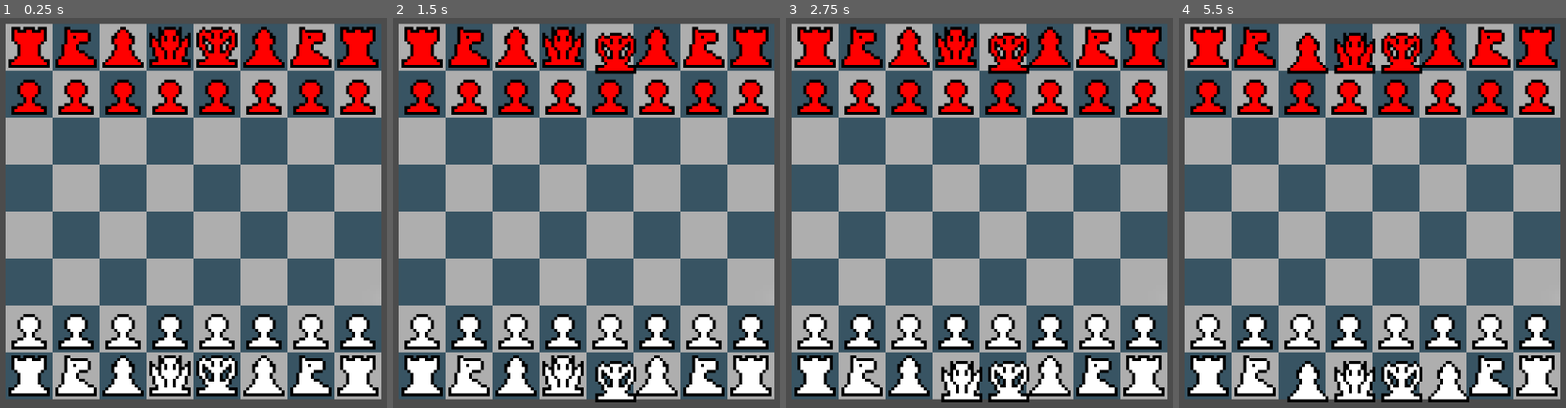
Above: before the commit, frames 1-4 (left to right).
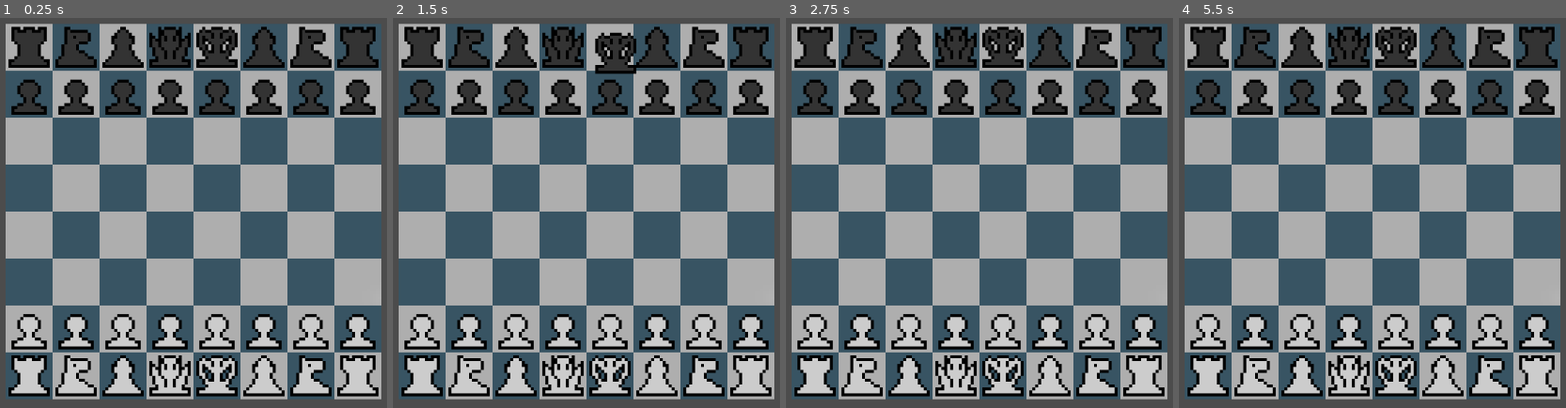
Above: after the commit, the same moments.

Repository: sbacon-/gdScript-chess
Game: Godot game, scene res://Main.tscn
Two runs of this game, one before a commit and one after it. Both use one fixed random seed, a clock stepped at 60 frames per second and the inputs below.
Inputs (mouse positions are in pixels of both pictures, inside the frame that each line leads up to):
- Up to frame 1 (0.25 s): no input
- Up to frame 2 (1.5 s): tap Enter at 0.5 s; move the mouse to (609, 376) at 0.52 s; click (609, 376) at 0.67 s; tap Space at 1.25 s; move the mouse to (609, 49) at 1.27 s; click (609, 49) at 1.42 s
- Up to frame 3 (2.75 s): tap Enter at 2 s; move the mouse to (956, 376) at 2.02 s; click (956, 376) at 2.17 s
- Up to frame 4 (5.5 s): tap Space at 2.75, 4.25 s; move the mouse to (1349, 49) at 2.77 s; click (1349, 49) at 2.92 s; tap Enter at 3.5 s; move the mouse to (1302, 376) at 3.52 s; click (1302, 376) at 3.67 s; move the mouse to (1442, 376) at 4.27 s; click (1442, 376) at 4.42 s; move the mouse to (1302, 49) at 5.02 s; click (1302, 49) at 5.17 s

The runs differ from the first frame. In frame 1, 13% of the frame differs, in the area x 2-98%, y 2-97%; in frame 2, 14%; in frame 3, 15%; in frame 4, 17%, in the area x 2-98%, y 2-99%.

Commit message:
added support for FEN, pieces will now snap to Nearest Coordinate

Diff:
--- a/Board.tscn
+++ b/Board.tscn
@@ -3,9 +3,11 @@
 [ext_resource path="res://art/board.png" type="Texture" id=1]
 
 [node name="Board" type="Node2D"]
+z_index = -1
 __meta__ = {
 "_edit_group_": true
 }
 
 [node name="Sprite" type="Sprite" parent="."]
+scale = Vector2( 4, 4 )
 texture = ExtResource( 1 )
--- a/GlobalVars.gd
+++ b/GlobalVars.gd
@@ -2,3 +2,79 @@
 
 enum {KING,QUEEN,BISHOP,KNIGHT,ROOK,PAWN}
 enum {BLACK, WHITE}
+
+export (PackedScene) var piece
+
+export (Array, PackedScene) var createdPieces
+
+var g_spriteWidth = 16;
+var g_boardWidth = g_spriteWidth*8;
+var g_scale = 4;
+
+var g_whiteColor = Color(0.8,0.8,0.8,1);
+var g_blackColor = Color(0.2,0.2,0.2,1);
+var g_magentaMask = Color("e500ff");
+
+func parseCoordinate(coord):
+	var v2 = Vector2.ZERO
+	match[coord[0]]:
+		["a"]:v2.x=g_spriteWidth*0*g_scale
+		["b"]:v2.x=g_spriteWidth*1*g_scale
+		["c"]:v2.x=g_spriteWidth*2*g_scale
+		["d"]:v2.x=g_spriteWidth*3*g_scale
+		["e"]:v2.x=g_spriteWidth*4*g_scale
+		["f"]:v2.x=g_spriteWidth*5*g_scale
+		["g"]:v2.x=g_spriteWidth*6*g_scale
+		["h"]:v2.x=g_spriteWidth*7*g_scale
+	v2.y = -(int(coord[1])-1)*g_spriteWidth*g_scale
+	v2+=Vector2(-1,1)*g_boardWidth/2*g_scale
+	v2+=Vector2(1,-1)*g_spriteWidth/2*g_scale
+
+	return v2
+
+
+
+func getNearestSquare(mouse):
+	mouse-=get_viewport().size/2
+	var minDistance = g_spriteWidth*g_scale;
+	var result = ""
+	for r in range(1,9):
+		for f in "abcdefgh":
+			var dist = parseCoordinate(f+String(r)).distance_to(mouse)
+			if dist < minDistance:
+				minDistance = dist
+				result = f+String(r)
+	return result
+
+func parseFEN(fen):
+	var files = "abcdefgh"
+	var pieces = "KQBNRP"
+	var arr = fen.split('/')
+	var rank=8
+	for a in arr:
+		var file = 1
+		while file<=8:
+			var c = a[file-1]
+			if c.is_valid_integer():
+				file+=int(c)
+				continue
+			var color
+			var type
+			var pos
+			if (c == c.to_upper()):
+				color=WHITE
+			if (c == c.to_lower()):
+				color=BLACK
+			type = pieces.find(c.to_upper())
+			pos = files[file-1]+String(rank)
+			createPiece(color,type,pos);
+			file+=1
+		rank-=1
+
+func createPiece(color,type,pos):
+	var p = piece.instance()
+	p.setPieceColor(color)
+	p.setPieceType(type)
+	p.position = GlobalVars.parseCoordinate(pos)
+	p.occupiedSquare = pos
+	createdPieces.push_back(p)
--- /dev/null
+++ b/GlobalVars.tscn
@@ -0,0 +1,8 @@
+[gd_scene load_steps=3 format=2]
+
+[ext_resource path="res://GlobalVars.gd" type="Script" id=1]
+[ext_resource path="res://Piece.tscn" type="PackedScene" id=2]
+
+[node name="GlobalVars" type="Node"]
+script = ExtResource( 1 )
+piece = ExtResource( 2 )
--- a/Main.gd
+++ b/Main.gd
@@ -1,59 +1,9 @@
 extends Node2D
-
-export (PackedScene) var piece;
 
 func _ready():
 	setupBoard()
 
 func setupBoard():
-	for p in range(6):
-		match[p]:
-			[GlobalVars.KING]:
-				instantiatePiece(GlobalVars.WHITE,GlobalVars.KING,"e1")
-				instantiatePiece(GlobalVars.BLACK,GlobalVars.KING,"e8")
-			[GlobalVars.QUEEN]:
-				instantiatePiece(GlobalVars.WHITE,GlobalVars.QUEEN,"d1")
-				instantiatePiece(GlobalVars.BLACK,GlobalVars.QUEEN,"d8")
-			[GlobalVars.BISHOP]:
-				instantiatePiece(GlobalVars.WHITE,GlobalVars.BISHOP,"c1")
-				instantiatePiece(GlobalVars.WHITE,GlobalVars.BISHOP,"f1")
-				instantiatePiece(GlobalVars.BLACK,GlobalVars.BISHOP,"c8")
-				instantiatePiece(GlobalVars.BLACK,GlobalVars.BISHOP,"f8")
-			[GlobalVars.KNIGHT]:
-				instantiatePiece(GlobalVars.WHITE,GlobalVars.KNIGHT,"b1")
-				instantiatePiece(GlobalVars.WHITE,GlobalVars.KNIGHT,"g1")
-				instantiatePiece(GlobalVars.BLACK,GlobalVars.KNIGHT,"b8")
-				instantiatePiece(GlobalVars.BLACK,GlobalVars.KNIGHT,"g8")
-			[GlobalVars.ROOK]:
-				instantiatePiece(GlobalVars.WHITE,GlobalVars.ROOK,"a1")
-				instantiatePiece(GlobalVars.WHITE,GlobalVars.ROOK,"h1")
-				instantiatePiece(GlobalVars.BLACK,GlobalVars.ROOK,"a8")
-				instantiatePiece(GlobalVars.BLACK,GlobalVars.ROOK,"h8")
-			[GlobalVars.PAWN]:
-				for f in "abcdefgh":
-					instantiatePiece(GlobalVars.WHITE,GlobalVars.PAWN,f+"2")
-					instantiatePiece(GlobalVars.BLACK,GlobalVars.PAWN,f+"7")
-
-func instantiatePiece(color,type,pos):
-	var p = piece.instance()
-	p.setPieceColor(color)
-	p.setPieceType(type)
-	p.position = parseCoordinate(pos)
-	add_child(p)
-
-func parseCoordinate(coord):
-	var v2 = Vector2.ZERO
-	match[coord[0]]:
-		["a"]:v2.x=0
-		["b"]:v2.x=16
-		["c"]:v2.x=32
-		["d"]:v2.x=48
-		["e"]:v2.x=64
-		["f"]:v2.x=80
-		["g"]:v2.x=96
-		["h"]:v2.x=112
-	v2.y = (8-int(coord[1]))*16
-	v2.x -= 64 - 8
-	v2.y -= 64 - 8
-
-	return v2
+	GlobalVars.parseFEN("rnbqkbnr/pppppppp/8/8/8/8/PPPPPPPP/RNBQKBNR");
+	for piece in GlobalVars.createdPieces:
+		add_child(piece)
--- a/Main.tscn
+++ b/Main.tscn
@@ -1,18 +1,16 @@
-[gd_scene load_steps=4 format=2]
+[gd_scene load_steps=3 format=2]
 
 [ext_resource path="res://Board.tscn" type="PackedScene" id=1]
 [ext_resource path="res://Main.gd" type="Script" id=2]
-[ext_resource path="res://Piece.tscn" type="PackedScene" id=3]
 
 [node name="Main" type="Node2D"]
 script = ExtResource( 2 )
 __meta__ = {
 "_edit_group_": true
 }
-piece = ExtResource( 3 )
 
 [node name="Board" parent="." instance=ExtResource( 1 )]
 
 [node name="Camera2D" type="Camera2D" parent="."]
+rotating = true
 current = true
-zoom = Vector2( 0.25, 0.25 )
--- a/Piece.gd
+++ b/Piece.gd
@@ -5,16 +5,22 @@
 var pieceType = GlobalVars.PAWN
 var pieceColor = GlobalVars.WHITE
 var clicked = false
+var occupiedSquare = "e2"
 
 func _process(_delta):
 	if(clicked):
 		position=get_viewport().get_mouse_position()
 		position.x -= get_viewport_rect().size.x/2
 		position.y -= get_viewport_rect().size.y/2
-		position.x += 8
-		position.y += 8
-		position.x /= 4
-		position.y /= 4
+		position.x += GlobalVars.g_spriteWidth/2
+		position.y += GlobalVars.g_spriteWidth/2
+		z_index = 1;
+		var target = GlobalVars.getNearestSquare(get_viewport().get_mouse_position())
+		if !target.empty():
+			occupiedSquare=target;
+	else:
+		position = GlobalVars.parseCoordinate(occupiedSquare)
+		z_index = 0;
 
 func on_click():
 	clicked = true
@@ -37,18 +43,17 @@
 
 func updateSprite():
 	var c
-	if pieceColor == GlobalVars.BLACK : c=Color(1,0,0,1)
-	else: c=Color(1,1,1,1);
+	if pieceColor == GlobalVars.BLACK : c=GlobalVars.g_blackColor;
+	else: c=GlobalVars.g_whiteColor;
 	var i = textures[pieceType].get_data();
 	i.lock();
 	for x in i.get_width():
 		for y in i.get_height():
-			if i.get_pixel(x,y).is_equal_approx(Color(0.905882,0,1,1)):
+			if i.get_pixel(x,y).is_equal_approx(GlobalVars.g_magentaMask):
 				i.set_pixel(x,y,c)
 	var texture = ImageTexture.new()
 	texture.create_from_image(i,1)
 	$Sprite.texture = texture
-
 
 func _on_Area2D_input_event(_viewport, event, _shape_idx):
 	if event is InputEventMouseButton \
--- a/Piece.tscn
+++ b/Piece.tscn
@@ -16,11 +16,13 @@
 textures = [ ExtResource( 3 ), ExtResource( 4 ), ExtResource( 7 ), ExtResource( 6 ), ExtResource( 5 ), ExtResource( 1 ) ]
 
 [node name="Sprite" type="Sprite" parent="."]
+scale = Vector2( 4, 4 )
 texture = ExtResource( 1 )
 
 [node name="Area2D" type="Area2D" parent="."]
 
 [node name="CollisionShape2D" type="CollisionShape2D" parent="Area2D"]
+scale = Vector2( 4, 4 )
 shape = SubResource( 1 )
 
 [connection signal="input_event" from="Area2D" to="." method="_on_Area2D_input_event"]
--- a/project.godot
+++ b/project.godot
@@ -16,7 +16,7 @@
 
 [autoload]
 
-GlobalVars="*res://GlobalVars.gd"
+GlobalVars="*res://GlobalVars.tscn"
 
 [physics]
 
Binary file changed: art/bishop.png
Binary file changed: art/king.png
Binary file changed: art/knight.png
Binary file changed: art/pawn.png
Binary file changed: art/queen.png
Binary file changed: art/rook.png
